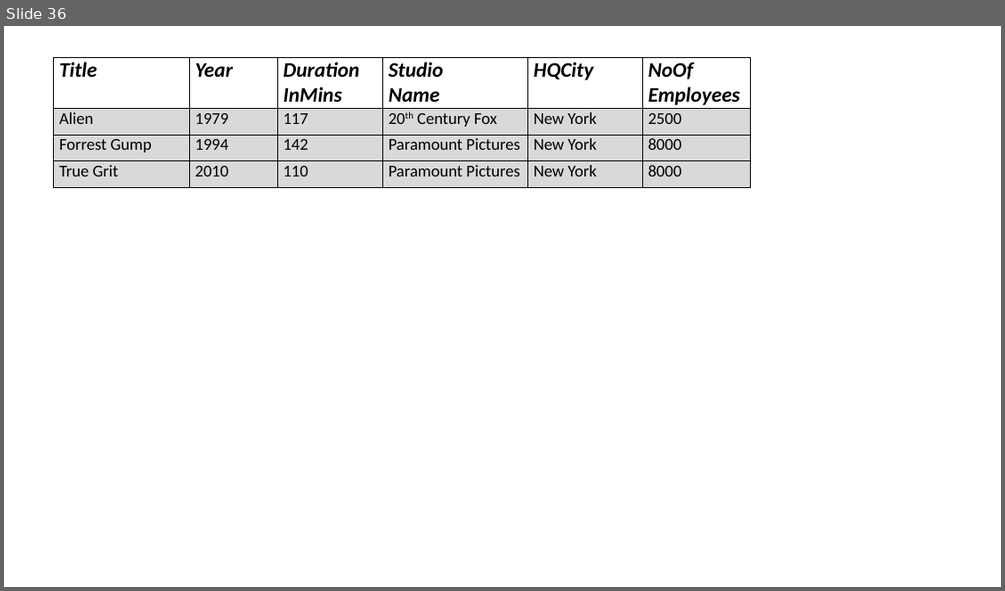
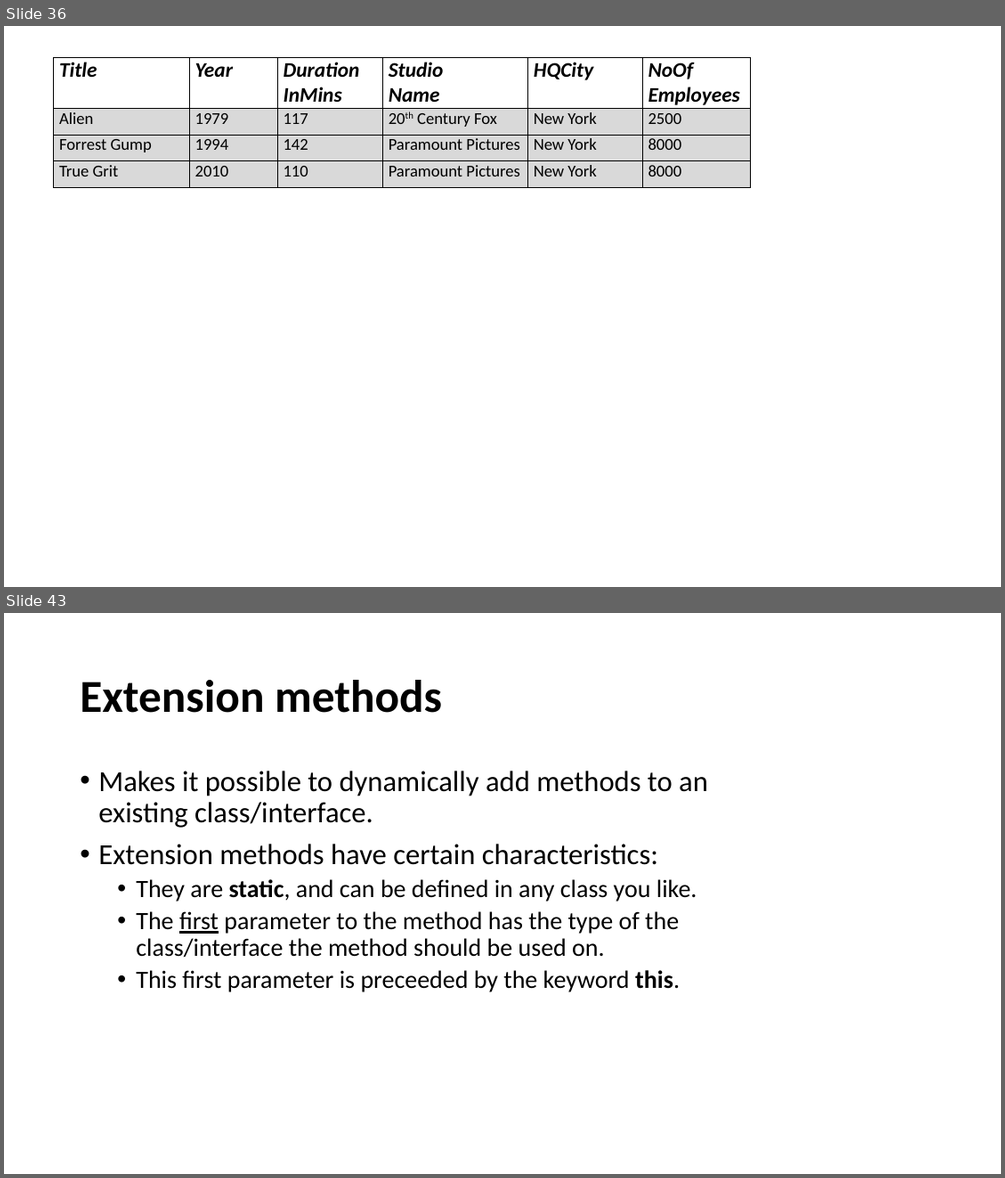
Before and after one commit to perl-easj/OOProg, a slide deck: Chap/Prog03/Presentations/LINQ.pptx. Shown one above the other, each under a label of ours: slide 36 before the commit, slides 36 and 43 after it; the slides between them are not shown. The pictures are 1005x591 and 1005x1178 pixels, drawn with LibreOffice and Linux fonts; fonts in the diff are those of the drawing. Boxes give left, top, right and bottom in pixels: in the first picture for what was removed or moved away, otherwise in the second. Text is boxed around its words. In the diff, an @@ line names an element or a change of style, - is before the commit and + after.

```diff
--- a/Chap/Prog03/Presentations/LINQ.pptx
+++ b/Chap/Prog03/Presentations/LINQ.pptx
@@ slide 43 added at box(4, 613, 1001, 1174), background #FFFFFF @@
@@ title added at box(80, 680, 442, 713), 44 pt, text #000000, bold @@
+Extension methods
@@ text added at box(98, 771, 708, 992), 24 pt, text #000000 @@
+• Makes it possible to dynamically add methods to an existing class/interface.
+• Extension methods have certain characteristics:
+  • They are static, and can be defined in any class you like.
+  • The first parameter to the method has the type of the class/interface the method should be used on.
+  • This first parameter is preceeded by the keyword this.
```
Also in this commit, not shown: 2 slides changed, 14 other slides added, 43 other files.
